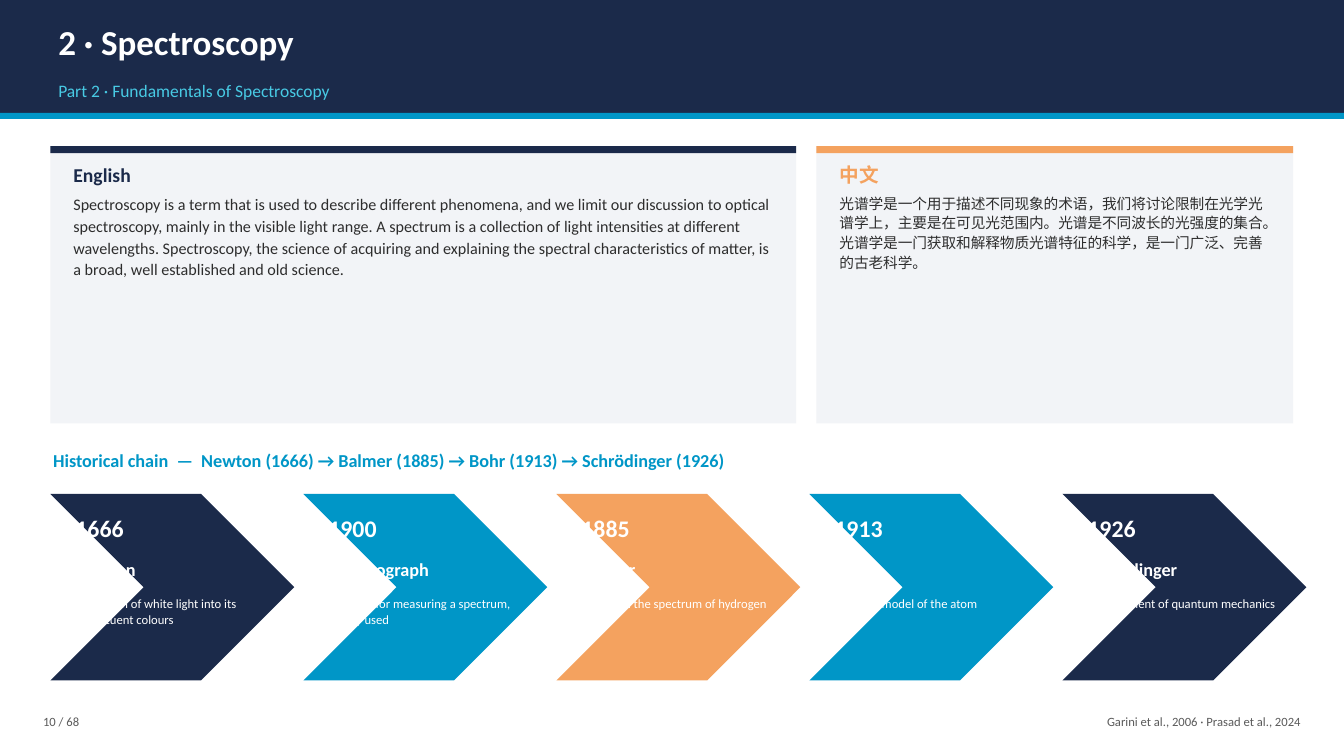
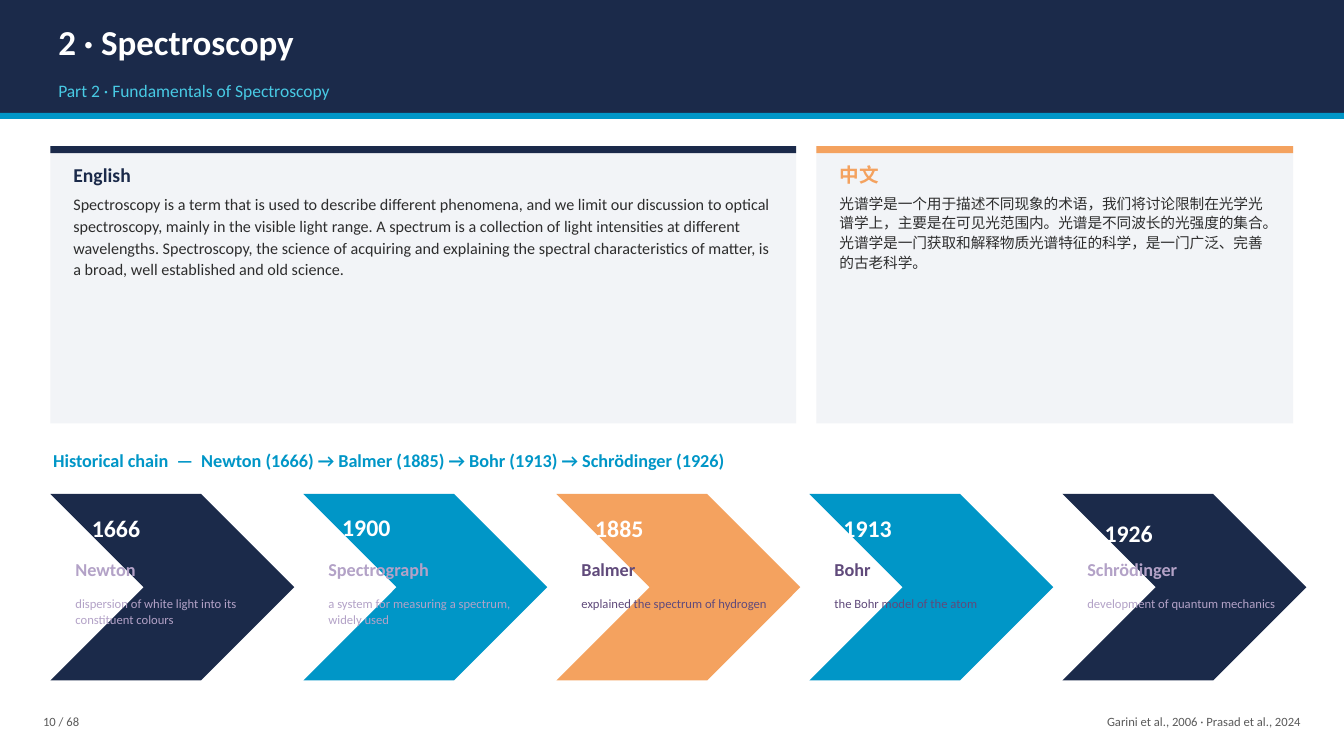
Before and after one commit to Peng-shhe/Tech_English, a slide deck: slide 10 of Spectroscopy_and_Spectral_Imaging.pptx. Drawn at 1344x756 pixels with LibreOffice and Linux fonts; fonts in the diff are those of the drawing. Boxes give left, top, right and bottom in pixels: in the first picture for what was removed or moved away, otherwise in the second. Text is boxed around its words. In the diff, an @@ line names an element or a change of style, - is before the commit and + after.

```diff
--- a/Spectroscopy_and_Spectral_Imaging.pptx
+++ b/Spectroscopy_and_Spectral_Imaging.pptx
@@ 3 texts: place and size @@
-3 texts at box(75, 516, 629, 543)
+3 texts at box(92, 520, 643, 543)
@@ text "1913": place and size @@
-text "1913" at box(834, 519, 882, 543)
+text "1913" at box(843, 521, 891, 543)
@@ text "1926": place and size @@
-text "1926" at box(1087, 519, 1135, 543)
+text "1926" at box(1105, 525, 1153, 548)
@@ text added at box(834, 563, 870, 576), 13 pt, text #604A7B, bold @@
+Bohr
@@ text colour #FFFFFF to #604A7B in 3 elements at box(581, 561, 635, 576), box(581, 598, 766, 612), box(834, 598, 1168, 612) @@
@@ text colour #FFFFFF to #B3A2C7 in 6 elements at box(75, 561, 135, 579), box(328, 561, 428, 581), box(1087, 561, 1177, 581), box(75, 598, 236, 628), box(328, 598, 511, 628), box(1087, 598, 1275, 612) @@
```
Also in this commit, not shown: 1 other file.
